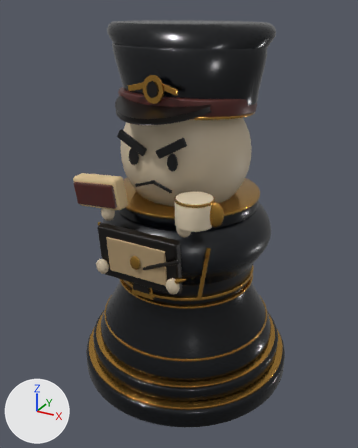
The Blender file frontend/art-source/matthias-home-canonical.blend, before and after one commit.
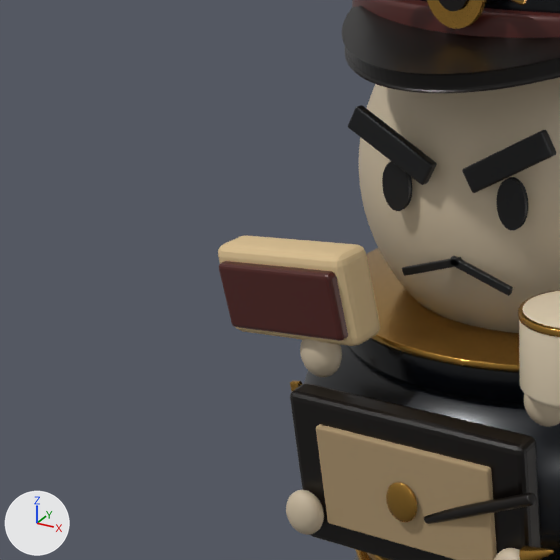
Each version is shown whole from a camera (50 mm lens) standing at (1.213, -2.291, 2.05) and looking at (-0.023, -0.043, 0.926), then close up on the part from 0% to 53% of the width and 21% to 63% of the height. Lighting does not change. The marker at lower left points along +X, +Y and +Z. The last two pictures show the newer version.

In view in the first close-up: 'Brow.L', 'Classic brass collar line', 'Classic cap band', 'Classic cap visor', 'Classic navy tunic', 'Classic neck plinth', 'Head', 'RoutineBook', 'RoutineBookPages', 'RoutineCup', 'RoutineSandwichBread', 'RoutineSandwichFilling', 'RoutineSandwichHand' and 20 more.
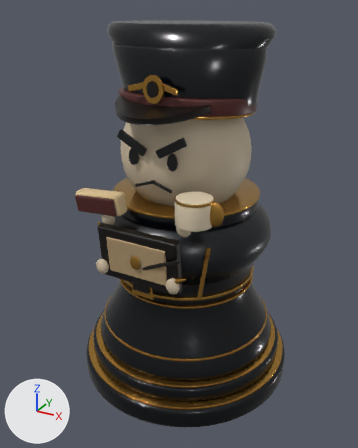
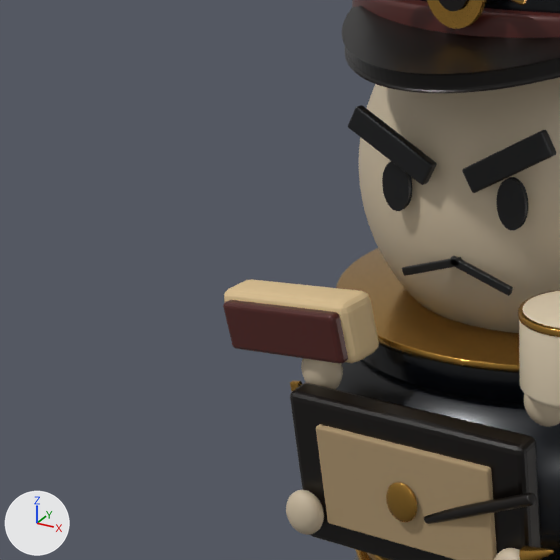
Changed parts and their boxes [x1, y1, x2, y2] in the close-ups (560 x 560 px):
```json
{"object": "RoutineSandwichFilling", "change": "mesh rescaled, moved", "before": [219, 261, 348, 341], "after": [223, 300, 348, 364], "on screen": "20% shorter"}
{"object": "RoutineSandwichBread", "change": "mesh rescaled, moved", "before": [218, 235, 380, 346], "after": [224, 279, 379, 363], "on screen": "24% shorter"}
{"object": "RoutineSandwichHand", "change": "moved", "before": [300, 339, 342, 377], "after": [301, 358, 343, 389]}
```

Edits to the scene script, one JSON object a line:
```json
{"block": "me_cube_011", "where": "# used by ob_routinesandwichbread; location = (-0.255, -0.435, 1.205); rotation_euler = (0.0698, -0.122, -0.105), in degrees (4, -7, -6)"}
{"op": "remove", "block": "me_cube_011", "code": "me_cube_011.from_pydata(...)  # 8 vertices, 6 faces; spans x -0.145..0.145, y -0.038..0.038, z -0.08..0.08"}
{"op": "add", "block": "me_cube_011", "code": "me_cube_011.from_pydata(...)  # 8 vertices, 6 faces; spans x -0.145..0.145, y -0.038..0.038, z -0.055..0.055"}
{"block": "me_cube_011", "change": "me_cube_011 part 1: the whole mesh is scaled about its middle by (1, 1, 0.688)"}
{"block": "me_cube_012", "where": "# used by ob_routinesandwichfilling; location = (-0.255, -0.477, 1.2); rotation_euler = (0.0698, -0.122, -0.105), in degrees (4, -7, -6)"}
{"op": "remove", "block": "me_cube_012", "code": "me_cube_012.from_pydata(...)  # 8 vertices, 6 faces; spans x -0.128..0.128, y -0.013..0.013, z -0.058..0.058"}
{"op": "add", "block": "me_cube_012", "code": "me_cube_012.from_pydata(...)  # 8 vertices, 6 faces; spans x -0.128..0.128, y -0.013..0.013, z -0.043..0.043"}
{"block": "me_cube_012", "change": "me_cube_012 part 2: the whole mesh is scaled about its middle by (1, 1, 0.741)"}
{"op": "set", "path": "ob_routinesandwichbread.location", "old": "(-0.255, -0.435, 1.205)", "new": "(-0.255, -0.435, 1.15)"}
{"op": "set", "path": "ob_routinesandwichfilling.location", "old": "(-0.255, -0.477, 1.2)", "new": "(-0.255, -0.477, 1.145)"}
{"op": "set", "path": "ob_routinesandwichhand.location", "old": "(-0.205, -0.448, 1.105)", "new": "(-0.205, -0.448, 1.075)"}
```
